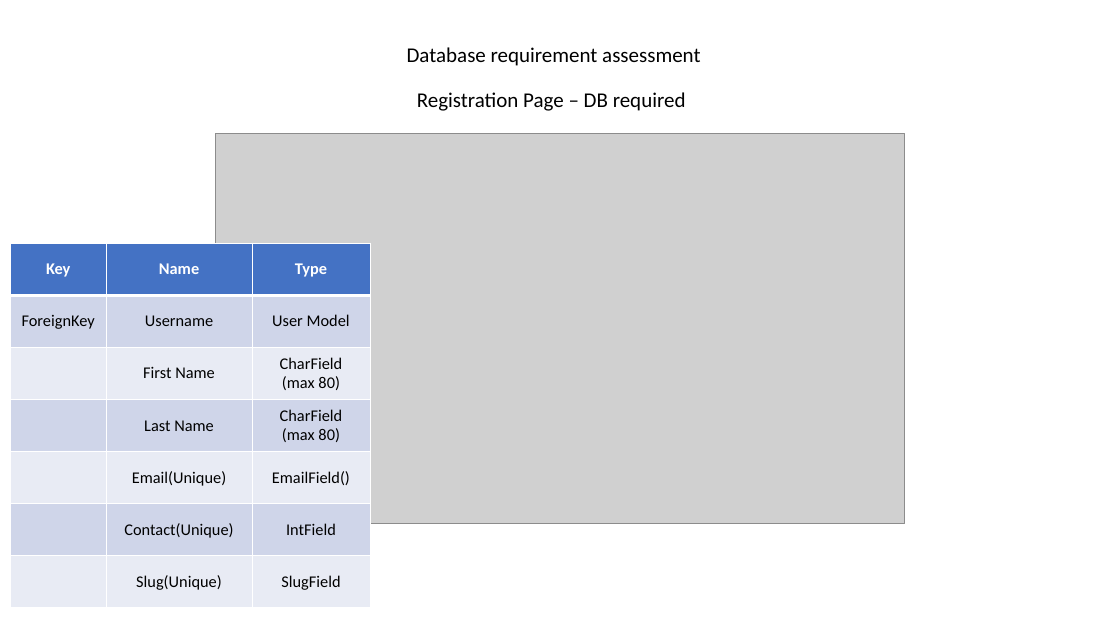
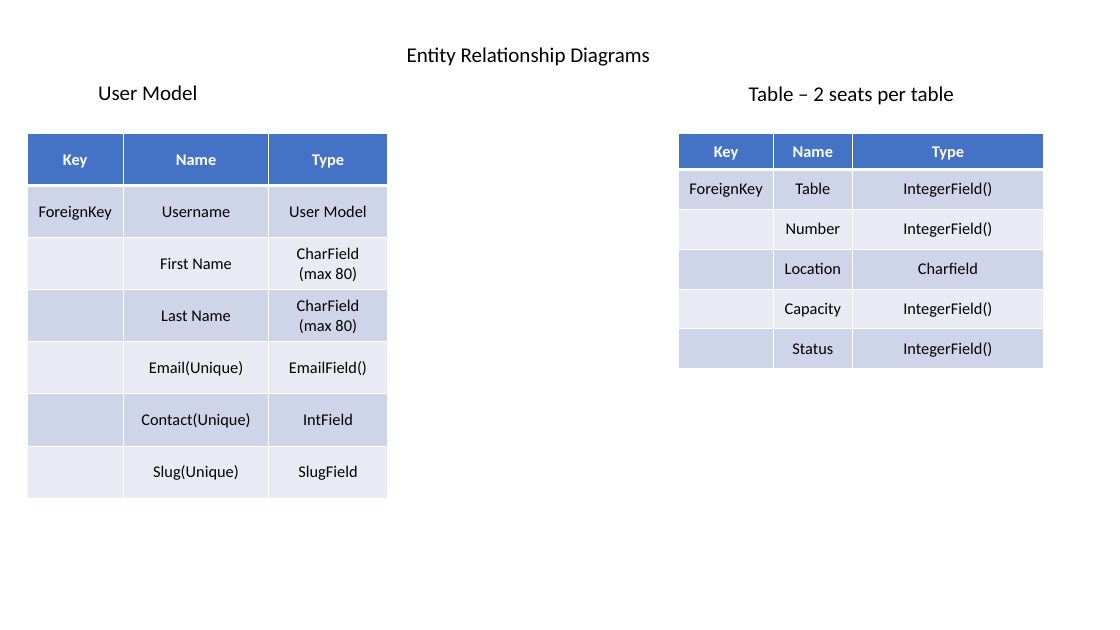
Before and after one commit to RicardoIT-Web/diners-3star-restaurant, a slide deck: slide 9 of media/agile_methodology/Diners-3Star-Restaurant_project_Scoping.pptx (slide 11 before the commit). Drawn at 1120x630 pixels with LibreOffice and Linux fonts; fonts in the diff are those of the drawing; grey boxes stand for pictures. Boxes give left, top, right and bottom in pixels: in the first picture for what was removed or moved away, otherwise in the second. Text is boxed around its words. In the diff, an @@ line names an element or a change of style, - is before the commit and + after.

```diff
--- a/media/agile_methodology/Diners-3Star-Restaurant_project_Scoping.pptx
+++ b/media/agile_methodology/Diners-3Star-Restaurant_project_Scoping.pptx
@@ text at box(407, 47, 650, 66): text changed @@
-Database requirement assessment
+Entity Relationship Diagrams
@@ text added at box(98, 85, 197, 100), 18 pt, text #000000 @@
+User Model
@@ text added at box(749, 86, 954, 105), 18 pt, text #000000 @@
+Table – 2 seats per table
@@ text removed at box(417, 92, 686, 111) @@
-Registration Page – DB required
@@ table: place and size @@
-table at box(10, 244, 371, 608)
+table at box(28, 134, 388, 498)
@@ picture removed at box(215, 134, 905, 524) @@
@@ table added at box(679, 134, 1043, 369), 6 rows, 3 columns @@
+Key | Name | Type
+ForeignKey | Table | IntegerField()
+ | Number | IntegerField()
+ | Location | Charfield
+ | Capacity | IntegerField()
+ | Status | IntegerField()
```
Also in this commit, not shown: 1 other slide changed, 5 slides removed, 2 other files.
